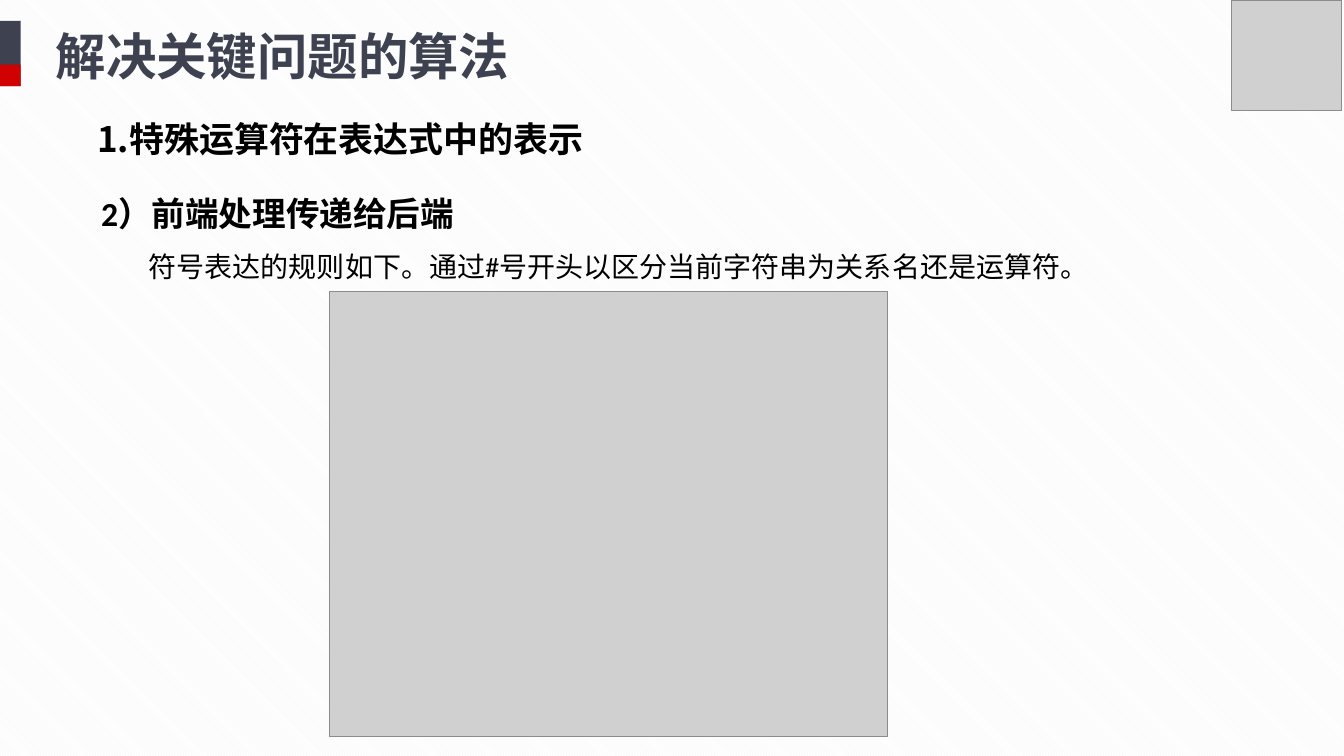
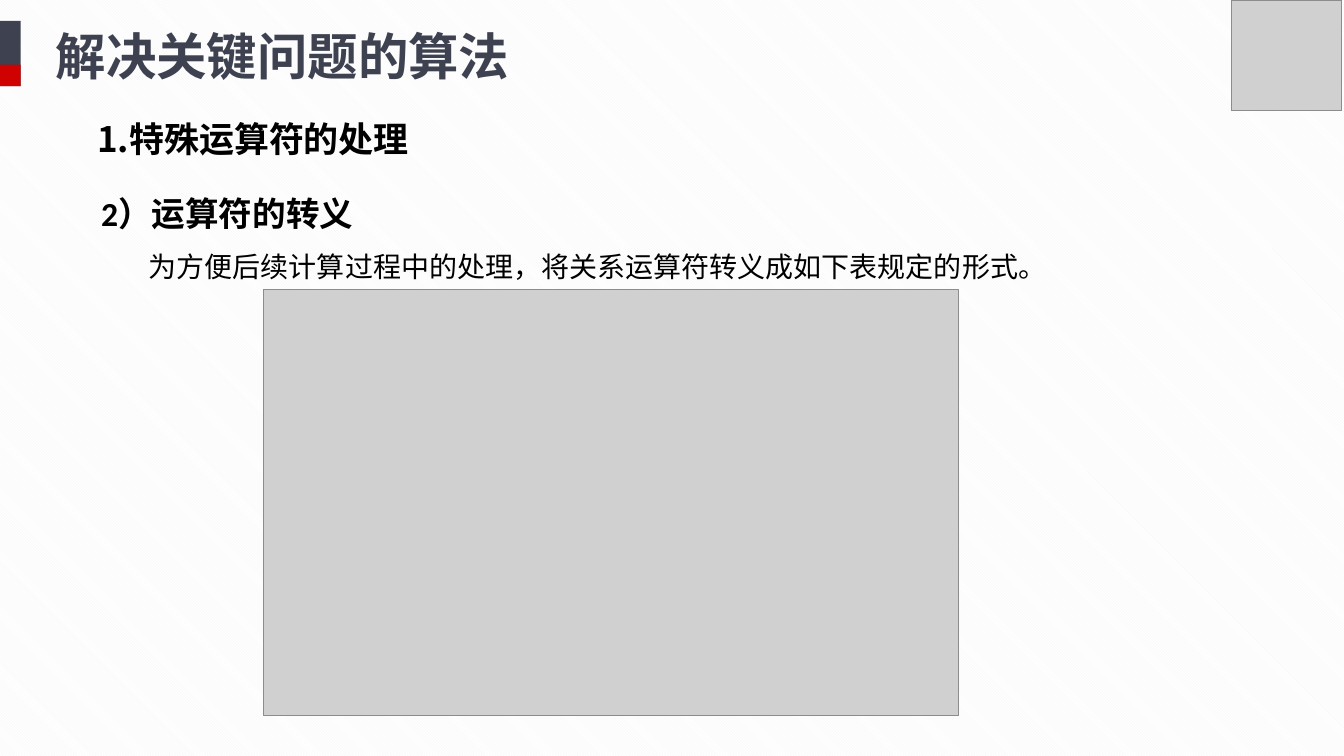
Before and after one commit to TuJin07/Relational-Algebra-Operation-System, a slide deck: slide 10 of doc/终期答辩.pptx. Drawn at 1344x756 pixels with LibreOffice and Linux fonts; fonts in the diff are those of the drawing; grey boxes stand for pictures. Boxes give left, top, right and bottom in pixels: in the first picture for what was removed or moved away, otherwise in the second. Text is boxed around its words. In the diff, an @@ line names an element or a change of style, - is before the commit and + after.

Commit message:
ppt

```diff
--- a/doc/终期答辩.pptx
+++ b/doc/终期答辩.pptx
@@ text at (97, 122, 409, 156): text changed @@
-1.特殊运算符在表达式中的表示
+1.特殊运算符的处理
@@ text at (101, 198, 1046, 280): text changed @@
-2）前端处理传递给后端
-符号表达的规则如下。通过#号开头以区分当前字符串为关系名还是运算符。
+2）运算符的转义
+为方便后续计算过程中的处理，将关系运算符转义成如下表规定的形式。
@@ picture: place and size @@
-picture at (330, 291, 888, 737)
+picture at (264, 290, 959, 716)
```
Also in this commit, not shown: 1 other slide changed.
